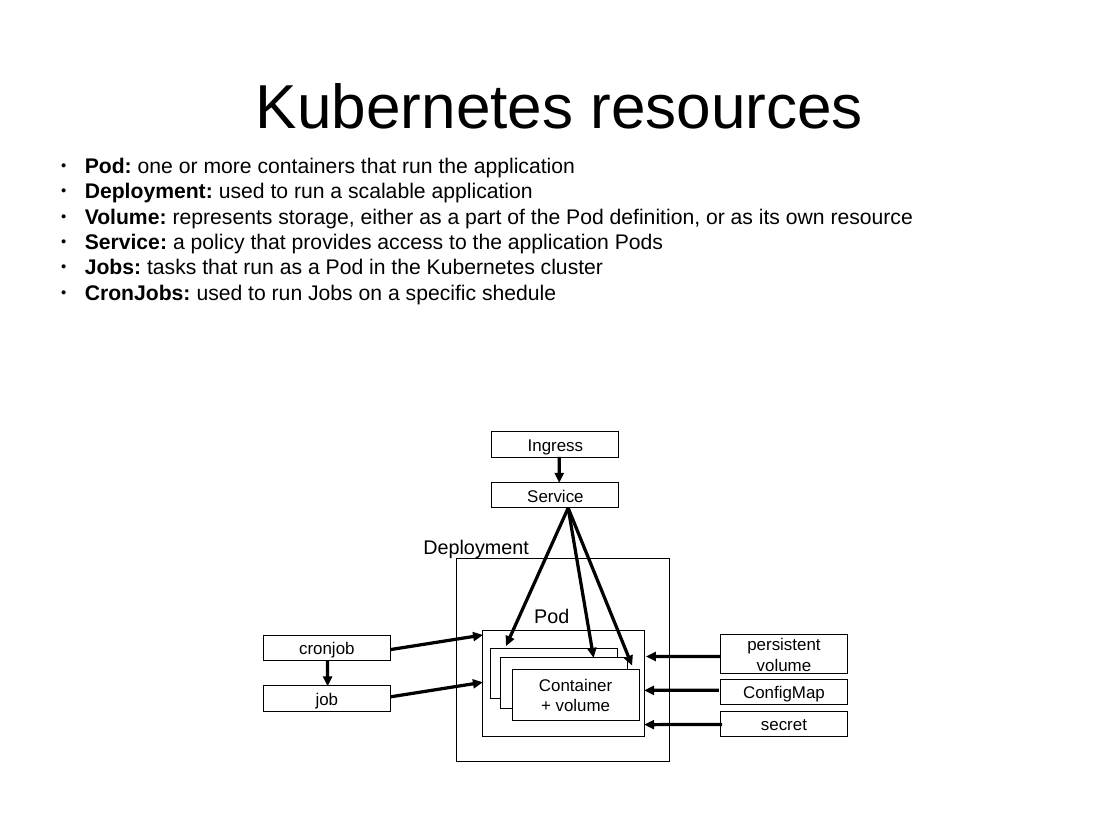
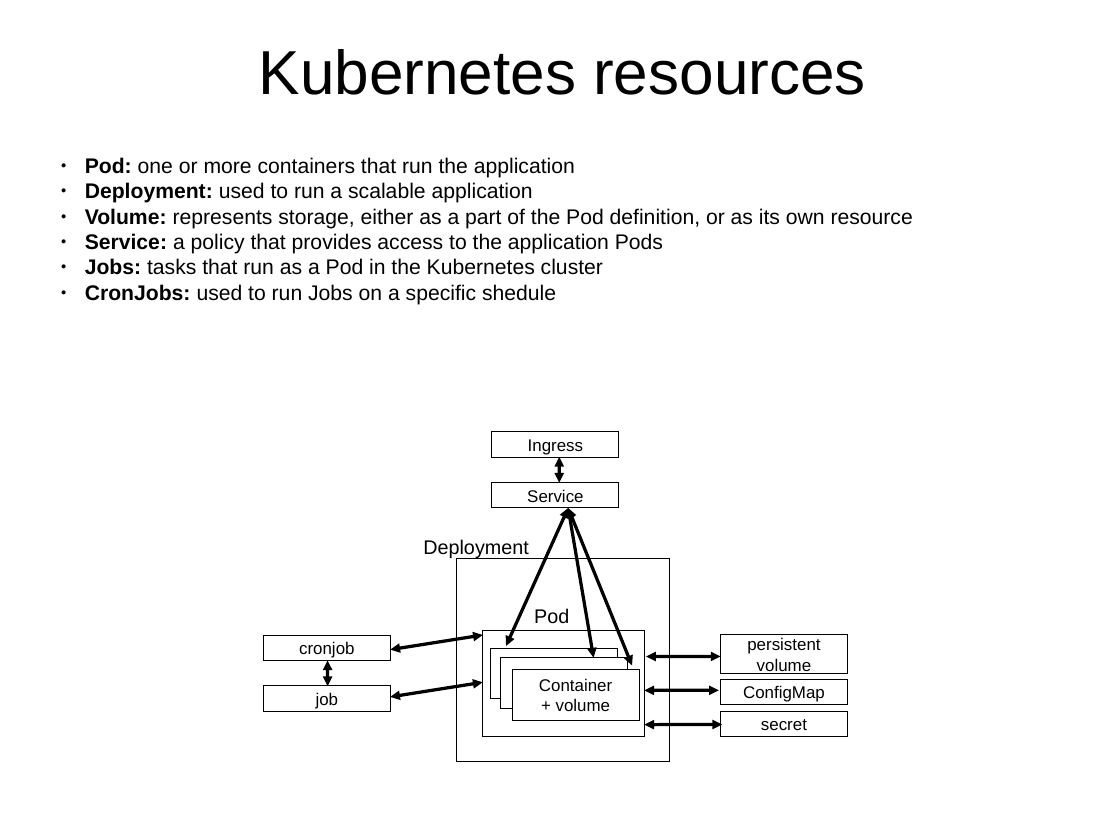
Before and after one commit to j-avdeev/DevOps, a slide deck: slide 4 of Lec presentations/DevOps - lec - K8S.odp (slide 1 before the commit). Drawn at 1120x840 pixels with LibreOffice and Linux fonts; fonts in the diff are those of the drawing. Boxes give left, top, right and bottom in pixels: in the first picture for what was removed or moved away, otherwise in the second. Text is boxed around its words. In the diff, an @@ line names an element or a change of style, - is before the commit and + after.

```diff
--- a/Lec presentations/DevOps - lec - K8S.odp
+++ b/Lec presentations/DevOps - lec - K8S.odp
@@ title "Kubernetes resources": place and size @@
-title "Kubernetes resources" at (256, 83, 863, 129)
+title "Kubernetes resources" at (259, 49, 866, 95)
@@ arrow (559, 457) - (559, 483): arrow to double arrow @@
@@ arrow (568, 508) - (506, 646): arrow to double arrow @@
@@ arrow (568, 508) - (632, 666): arrow to double arrow @@
@@ arrow (568, 508) - (594, 658): arrow to double arrow @@
@@ arrow (390, 649) - (483, 635): arrow to double arrow @@
@@ arrow (721, 657) - (646, 657): arrow to double arrow @@
@@ arrow (327, 661) - (327, 686): arrow to double arrow @@
@@ arrow (390, 697) - (483, 683): arrow to double arrow @@
@@ arrow (720, 690) - (644, 690): arrow to double arrow @@
@@ arrow (723, 725) - (644, 725): arrow to double arrow @@
```
Also in this commit, not shown: 6 other slides changed, 20 slides added, 4 other files.
